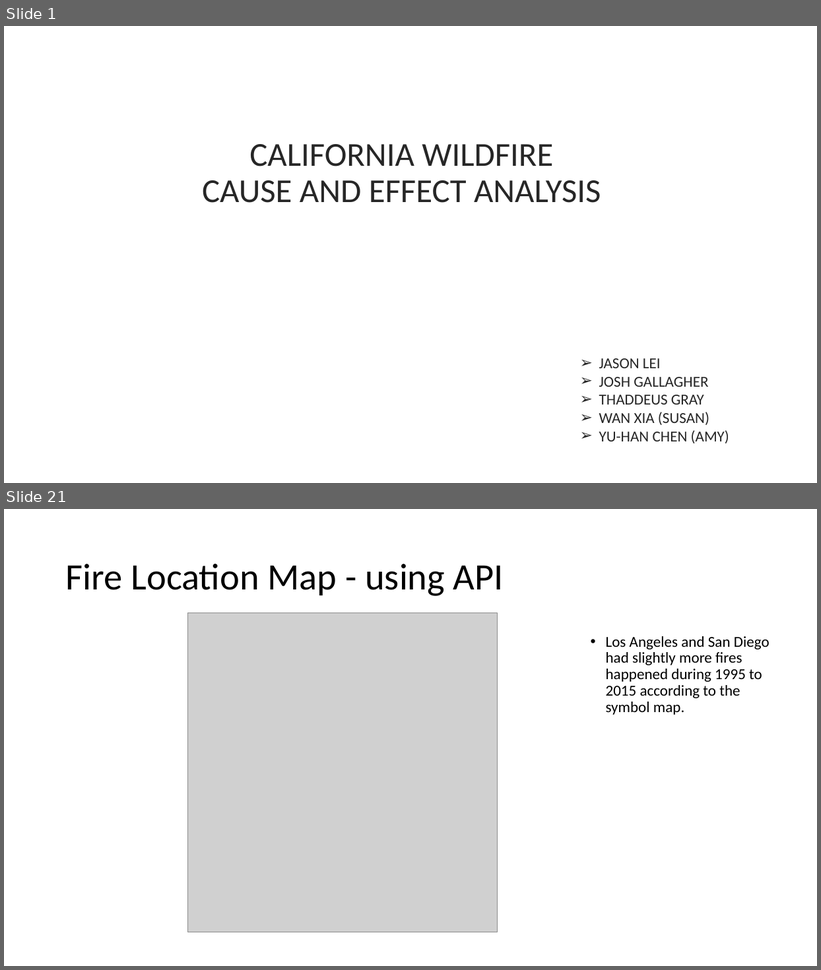
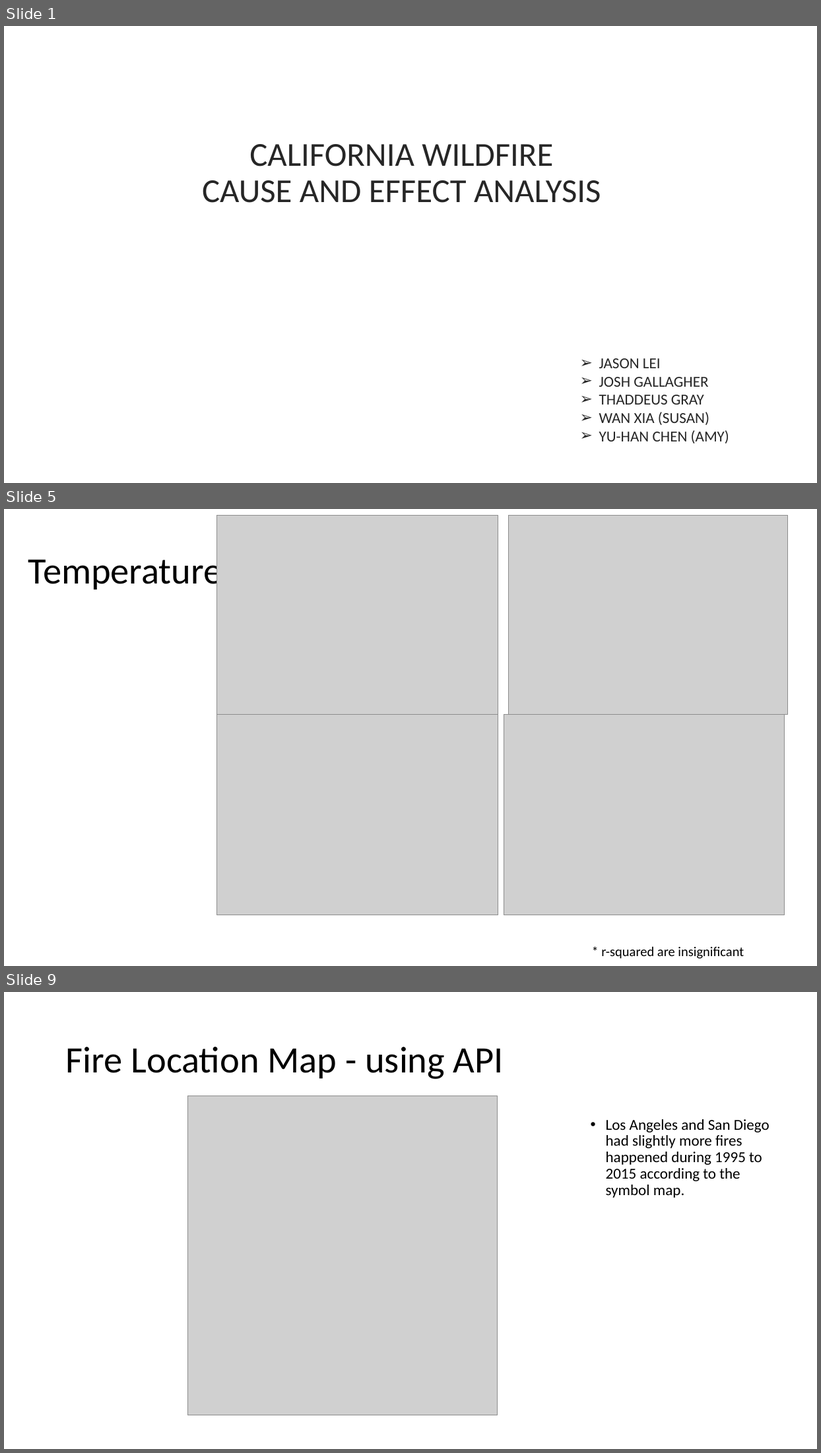
Before and after one commit to susanwxia/ProjectOne, a slide deck: PPT/project01_wanxia.pptx. Shown one above the other, each under a label of ours: slides 1 and 21 before the commit, slides 1, 5 and 9 after it; the slides between them are not shown. The pictures are 821x970 and 821x1453 pixels, drawn with LibreOffice and Linux fonts; fonts in the diff are those of the drawing; grey boxes stand for pictures; background and template pictures are left out. Boxes give left, top, right and bottom in pixels: in the first picture for what was removed or moved away, otherwise in the second. Text is boxed around its words. In the diff, an @@ line names an element or a change of style, - is before the commit and + after.

```diff
--- a/PPT/project01_wanxia.pptx
+++ b/PPT/project01_wanxia.pptx
@@ slide 5 added at (4,509,817,966), background picture (left out) @@
@@ picture added at (217,515,498,714) @@
@@ picture added at (509,515,789,714) @@
@@ title added at (28,553,222,593), 44 pt, text #000000 @@
+Temperature
@@ picture added at (217,714,498,916) @@
@@ picture added at (504,714,784,916) @@
@@ text added at (601,947,744,959), 16 pt, text #000000 @@
+* r-squared are insignificant
@@ what was slide 21 is now slide 9 @@
```
Also in this commit, not shown: 3 slides changed, 5 other slides added, 17 slides removed.
